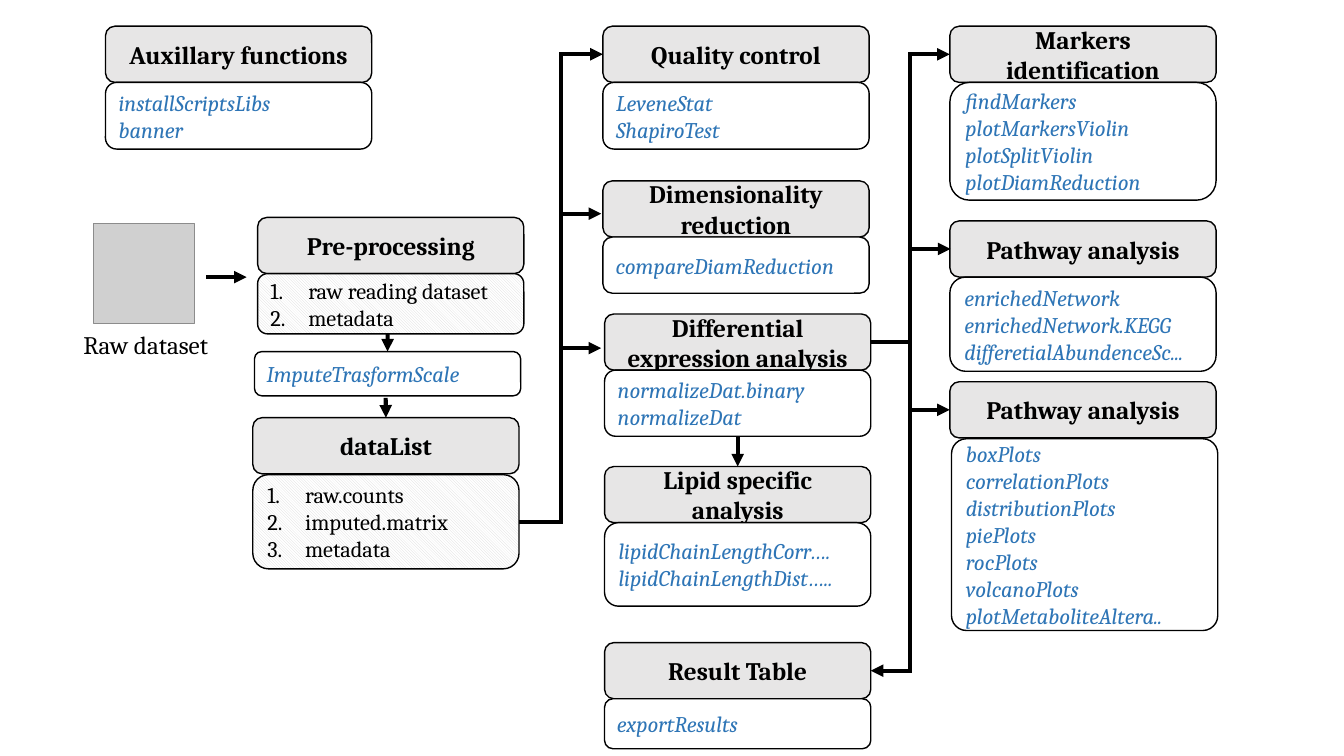
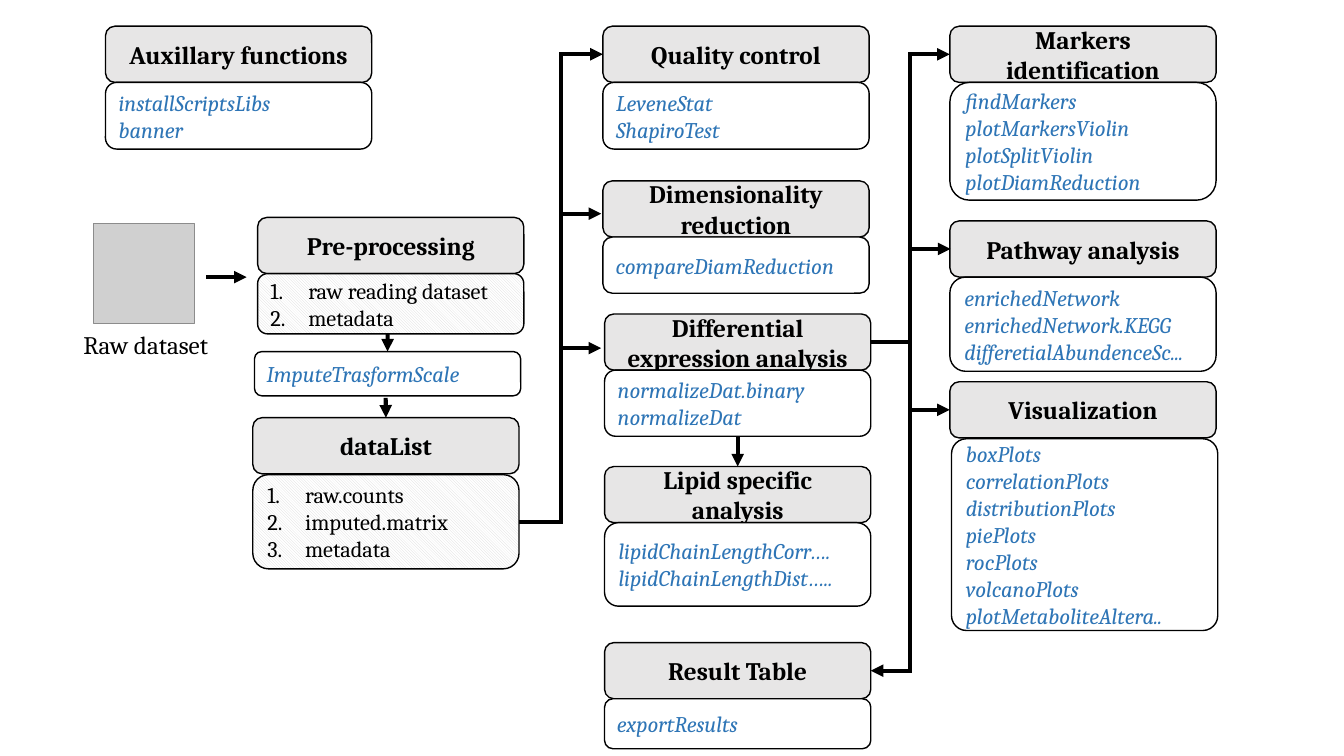
Before and after one commit to umahajanatlmu/metapacR, a slide deck: slide 1 of inst/figures/pipeline.pptx. Drawn at 1344x756 pixels with LibreOffice and Linux fonts; fonts in the diff are those of the drawing; grey boxes stand for pictures. Boxes give left, top, right and bottom in pixels: in the first picture for what was removed or moved away, otherwise in the second. Text is boxed around its words. In the diff, an @@ line names an element or a change of style, - is before the commit and + after.

```diff
--- a/inst/figures/pipeline.pptx
+++ b/inst/figures/pipeline.pptx
@@ text in rounded rectangle at <box>1008,401,1157,420</box>: text changed @@
-Pathway analysis
+Visualization
```
Also in this commit, not shown: 1 other file.
